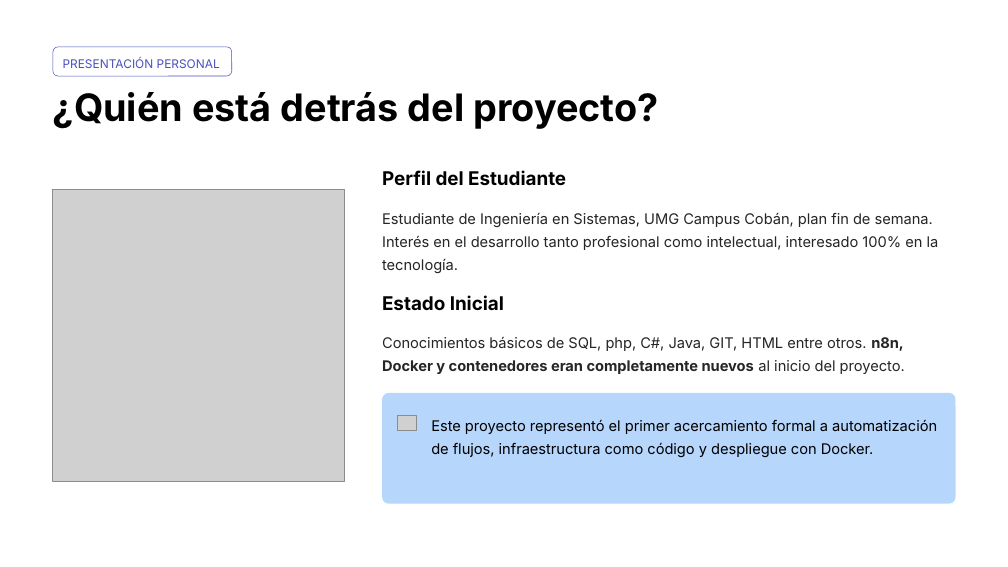
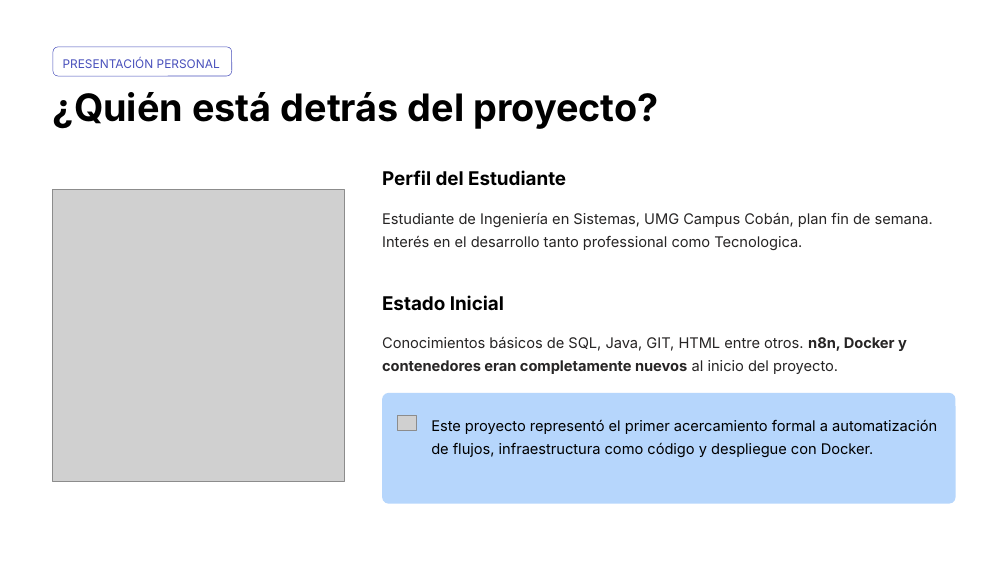
Before and after one commit to AlexPAXL/SystemaAuto_Analisisi, a slide deck: slide 2 of DOC/AcademicFlow-v10.pptx. Drawn at 1008x567 pixels with LibreOffice and Linux fonts; fonts in the diff are those of the drawing; grey boxes stand for pictures; background and template pictures are left out. Boxes give left, top, right and bottom in pixels: in the first picture for what was removed or moved away, otherwise in the second. Text is boxed around its words. In the diff, an @@ line names an element or a change of style, - is before the commit and + after.

```diff
--- a/DOC/AcademicFlow-v10.pptx
+++ b/DOC/AcademicFlow-v10.pptx
@@ text at (x1=382, y1=213, x2=933, y2=250): text changed @@
-Estudiante de Ingeniería en Sistemas, UMG Campus Cobán, plan fin de semana. Interés en el desarrollo tanto profesional como intelectual, interesado 100% en la tecnología.
+Estudiante de Ingeniería en Sistemas, UMG Campus Cobán, plan fin de semana. Interés en el desarrollo tanto professional como Tecnologica.
@@ text at (x1=382, y1=337, x2=907, y2=374): text changed @@
-Conocimientos básicos de SQL, php, C#, Java, GIT, HTML entre otros. n8n, Docker y contenedores eran completamente nuevos al inicio del proyecto.
+Conocimientos básicos de SQL, Java, GIT, HTML entre otros. n8n, Docker y contenedores eran completamente nuevos al inicio del proyecto.
```
Also in this commit, not shown: 1 other slide changed.
